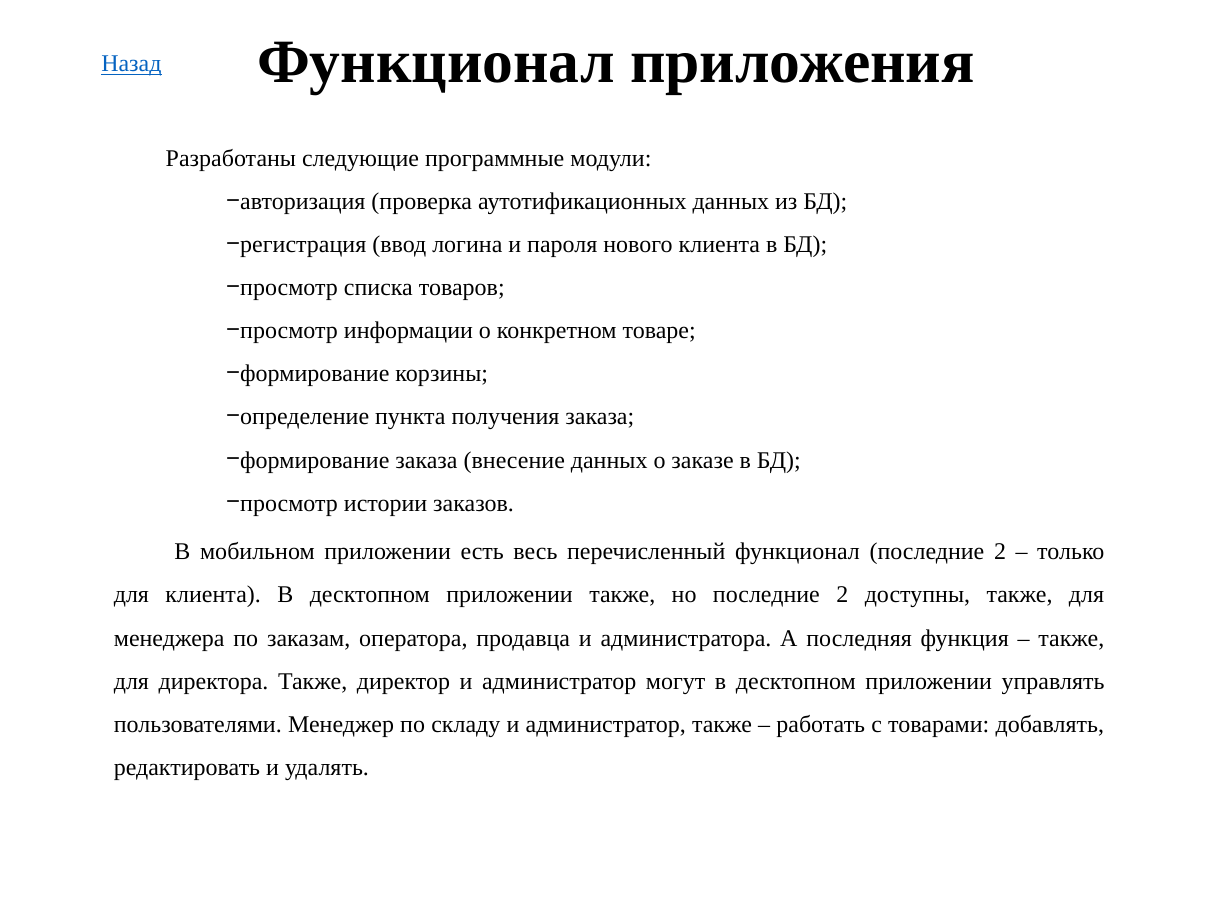
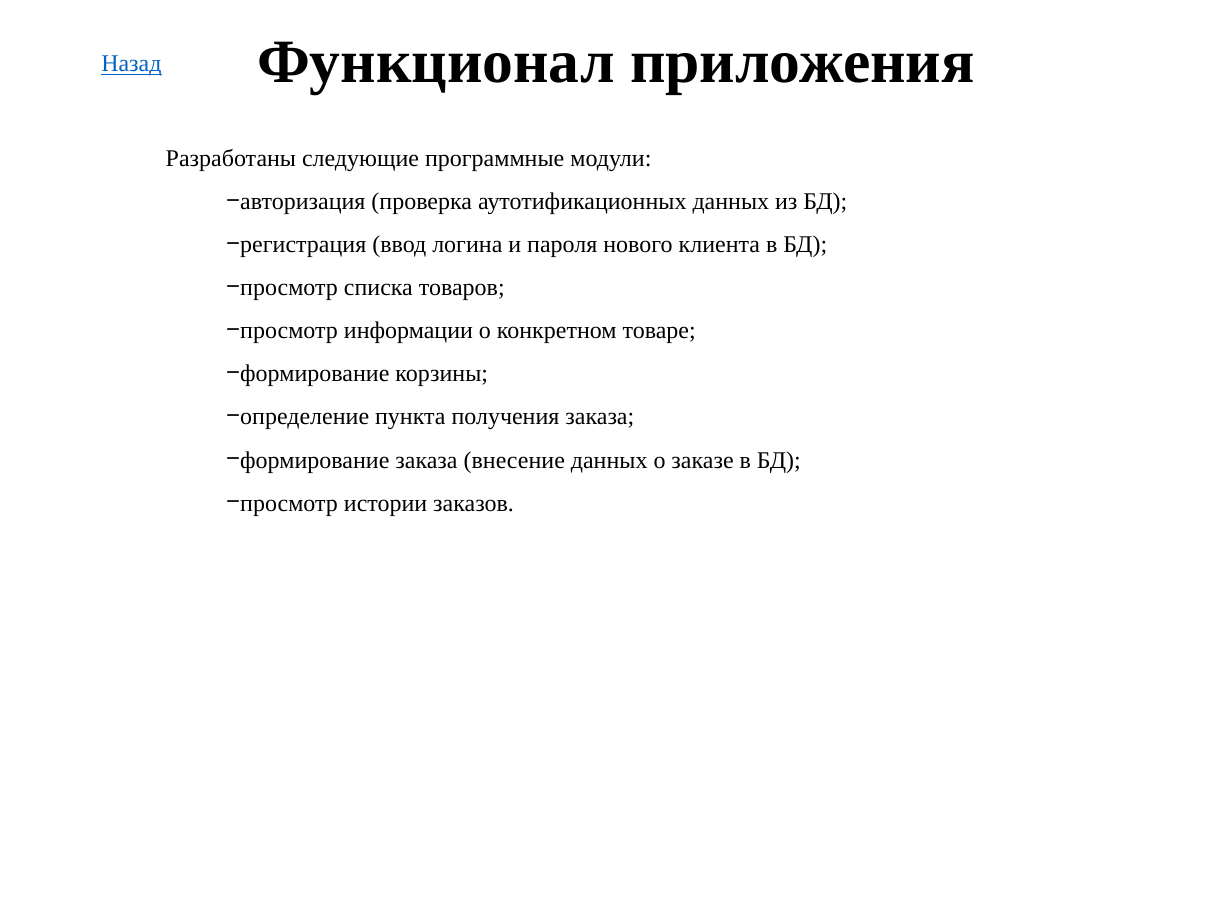
Before and after one commit to AntonSidorov1/DiplomProject, a slide deck: slide 7 of сидоров антон дмитриевич, Группа 493 - Презентация.pptx. Drawn at 1232x924 pixels with LibreOffice and Linux fonts; fonts in the diff are those of the drawing. Boxes give left, top, right and bottom in pixels: in the first picture for what was removed or moved away, otherwise in the second. Text is boxed around its words. In the diff, an @@ line names an element or a change of style, - is before the commit and + after.

```diff
--- a/сидоров антон дмитриевич, Группа 493 - Презентация.pptx
+++ b/сидоров антон дмитриевич, Группа 493 - Презентация.pptx
@@ text removed at bbox=[114, 542, 1105, 780] @@
-В мобильном приложении есть весь перечисленный функционал (последние 2 – только для клиента). В десктопном приложении также, но последние 2 доступны, также, для менеджера по заказам, оператора, продавца и администратора. А последняя функция – также, для директора. Также, директор и администратор могут в десктопном приложении управлять пользователями. Менеджер по складу и администратор, также – работать с товарами: добавлять, редактировать и удалять.
```
Also in this commit, not shown: 3 other slides changed, 2 other files.
